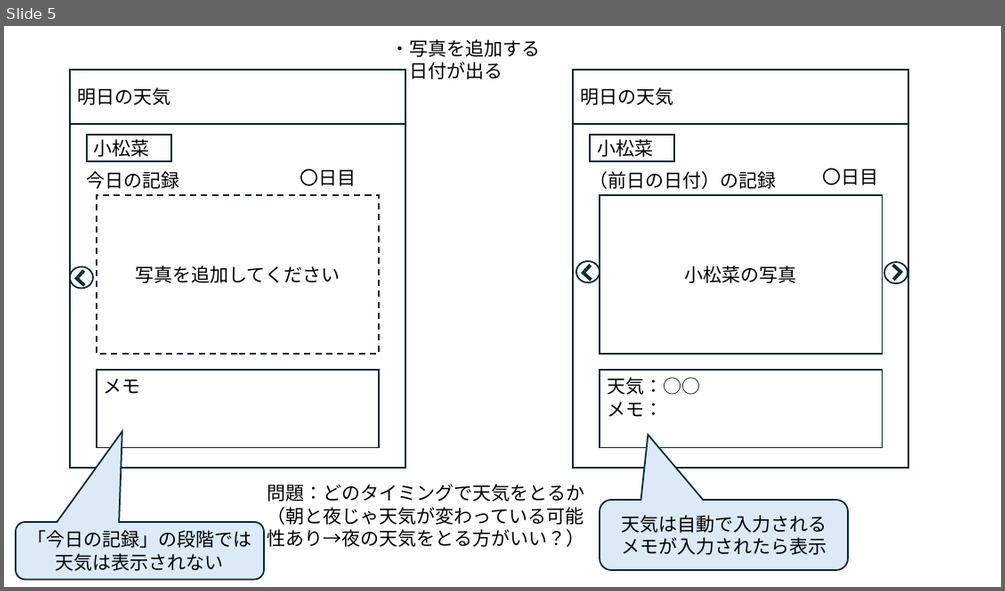
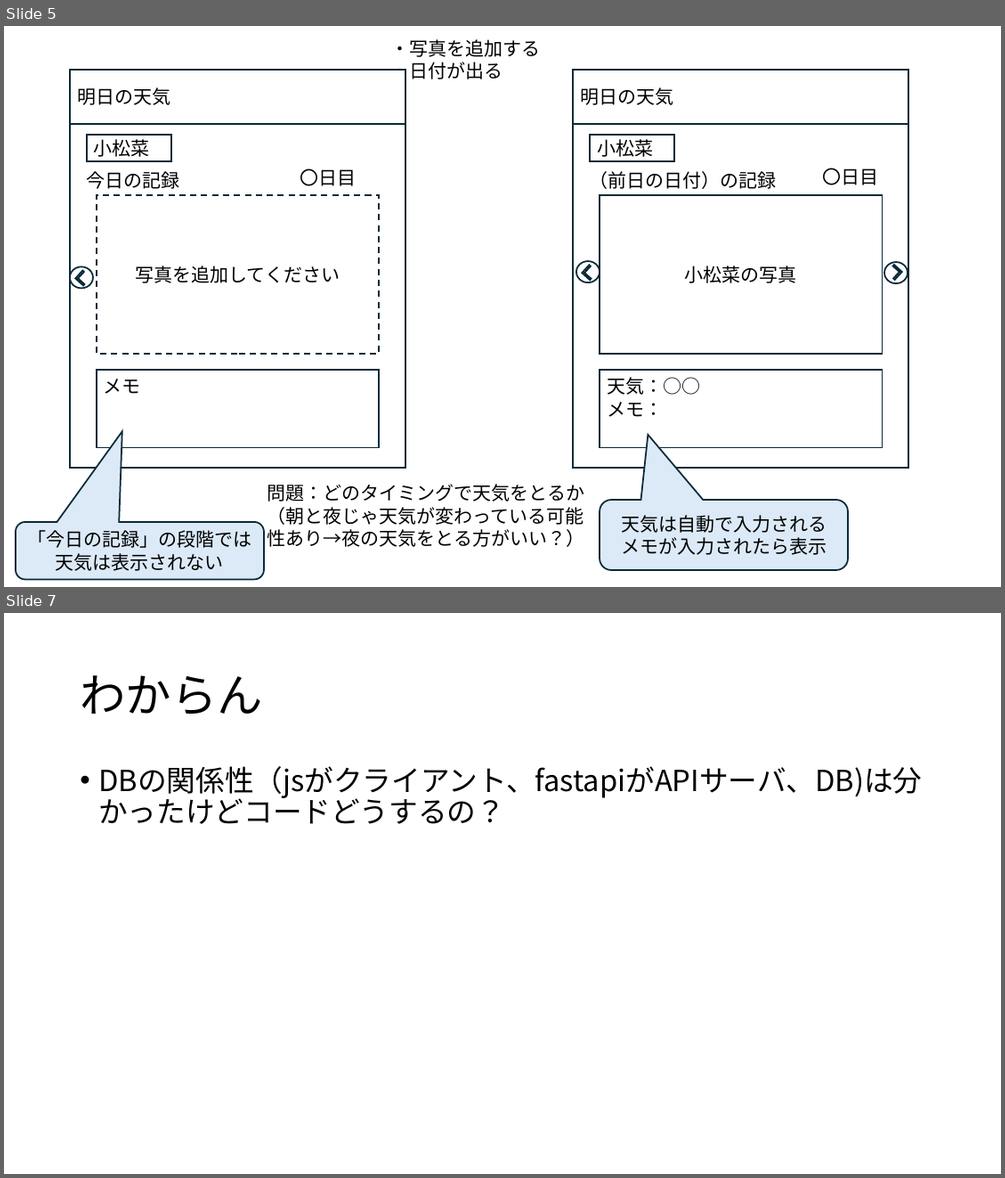
Before and after one commit to matsuri002/Gaedening_Diary, a slide deck: 栽培管理アプリ.pptx. Shown one above the other, each under a label of ours: slide 5 before the commit, slides 5 and 7 after it; the slides between them are not shown. The pictures are 1005x591 and 1005x1178 pixels, drawn with LibreOffice and Linux fonts; fonts in the diff are those of the drawing. Boxes give left, top, right and bottom in pixels: in the first picture for what was removed or moved away, otherwise in the second. Text is boxed around its words. In the diff, an @@ line names an element or a change of style, - is before the commit and + after.

```diff
--- a/栽培管理アプリ.pptx
+++ b/栽培管理アプリ.pptx
@@ slide 7 added at (x1=4, y1=613, x2=1001, y2=1174), background #FFFFFF @@
@@ title added at (x1=80, y1=675, x2=262, y2=714), 44 pt, text #000000 @@
+わからん
@@ text added at (x1=98, y1=766, x2=922, y2=824), 28 pt, text #000000 @@
+• DBの関係性（jsがクライアント、fastapiがAPIサーバ、DB)は分かったけどコードどうするの？
```
Also in this commit, not shown: 1 slide changed, 1 other slide added, 6 other files.
